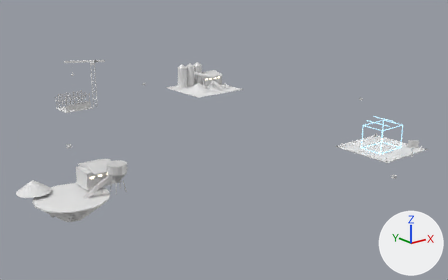
Two versions of the FBX model Assets/Art/KayseriIsland/Models/Coal/Phase2/Sites_P2.fbx, one commit apart.
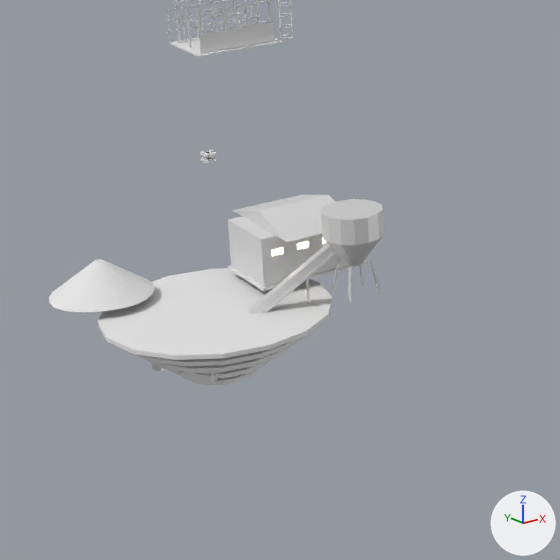
Old and new are each drawn whole from a 50 mm camera at (-235.2, -351.2, 138.1) aimed at (24.1, -27.0, 8.5) and again close up on the part from 0% to 41% of the width and 34% to 100% of the height. The lights are fixed; the arrows at lower right show +X, +Y and +Z. The last two pictures show the newer version. Where no turn or scale is listed for an object, it has been applied to the vertices.

Names of what the first close-up shows: 'Site.Construction', 'Site.Quarry.Benches', 'Site.Quarry.Conv', 'Site.Quarry.Heap', 'Site.Quarry.Hopper', 'Site.Quarry.Shed' and 3 more.
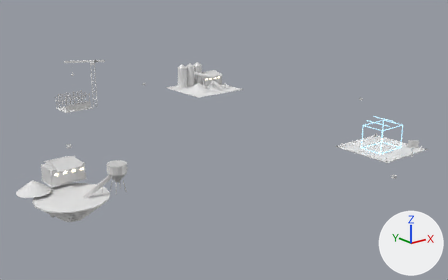
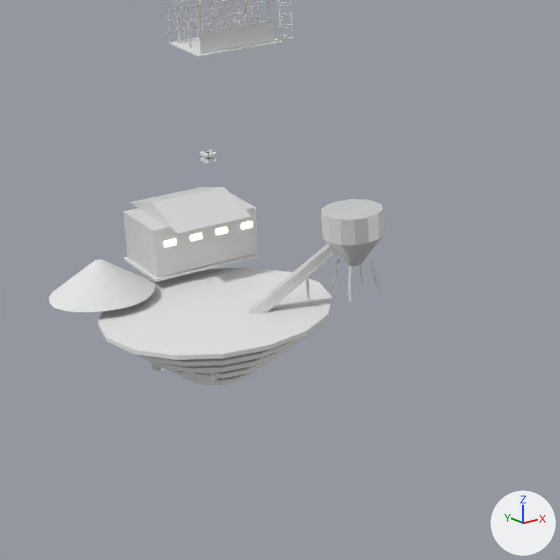
Boxes (x1, y1, x2, y2) around the edits, measured in the close-ups (560 x 560 px):
'Site.Quarry.Shed', moved: before (228, 195, 368, 291); after (123, 187, 263, 282)

Edits to the bpy script that builds the scene:
```text
Change ob_site_quarry_shed:
    ob_site_quarry_shed.location: (-89.0, -58.0, 13.5) -> (-102.0, -42.0, 13.5)
```
